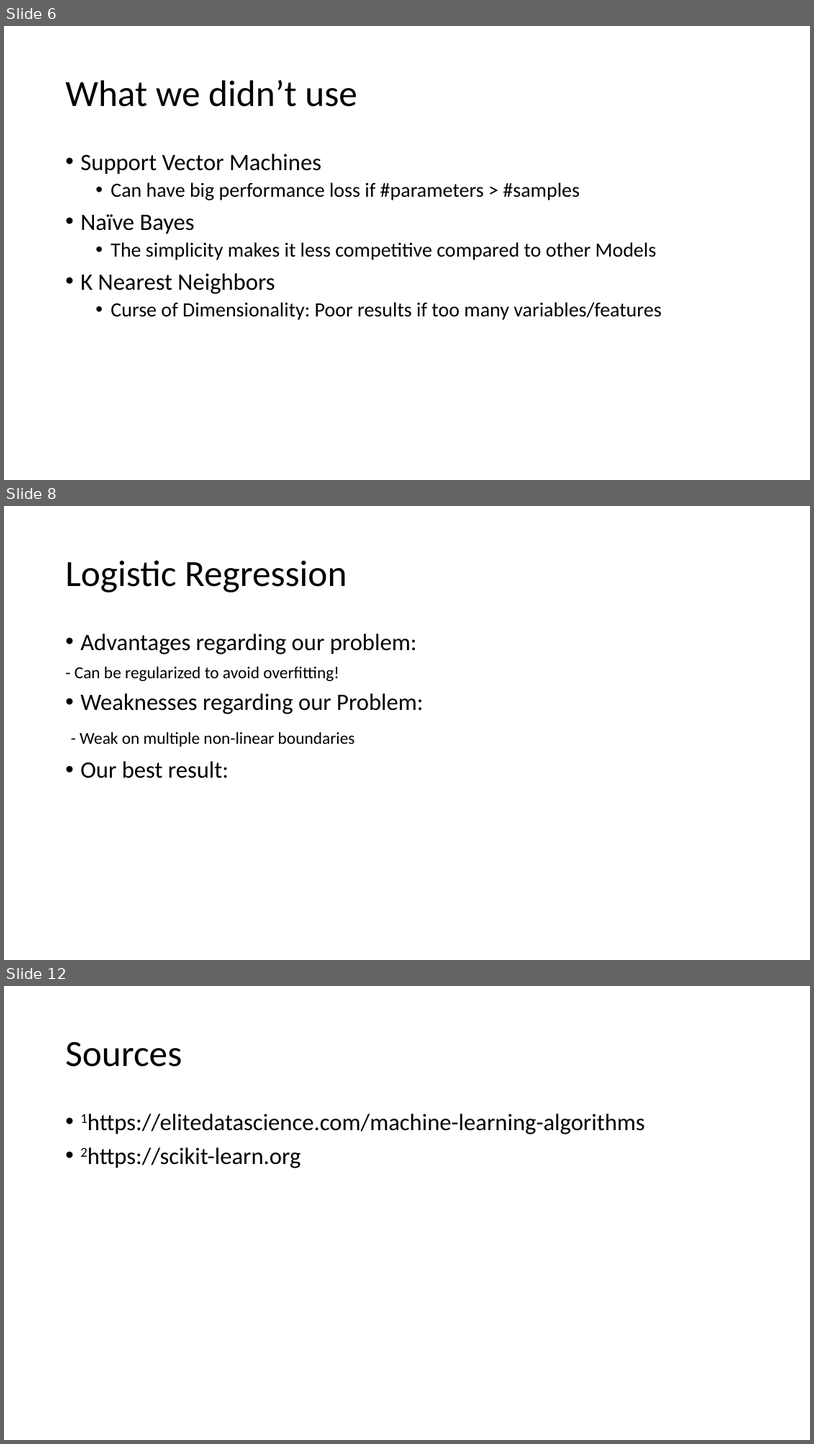
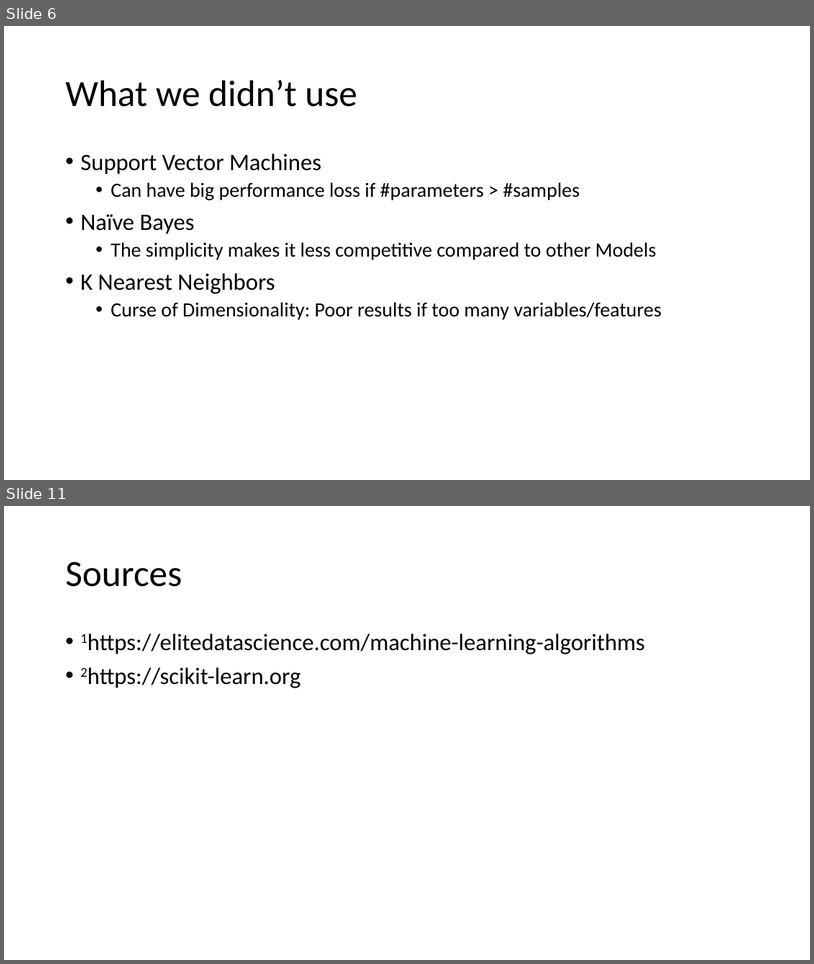
Before and after one commit to suong4554/Machine-Learning-Poly-U, a slide deck: Presentation.pptx. Shown one above the other, each under a label of ours: slides 6, 8 and 12 before the commit, slides 6 and 11 after it; the slides between them are not shown. The pictures are 814x1444 and 814x964 pixels, drawn with LibreOffice and Linux fonts; fonts in the diff are those of the drawing. Boxes give left, top, right and bottom in pixels: in the first picture for what was removed or moved away, otherwise in the second. Text is boxed around its words. In the diff, an @@ line names an element or a change of style, - is before the commit and + after.

```diff
--- a/Presentation.pptx
+++ b/Presentation.pptx
@@ slide 8 removed at box(4, 506, 810, 960), background #FFFFFF @@
@@ title removed at box(65, 560, 347, 592) @@
-Logistic Regression
@@ text removed at box(75, 633, 423, 778) @@
-• Advantages regarding our problem:
-- Can be regularized to avoid overfitting!
-• Weaknesses regarding our Problem:
-- Weak on multiple non-linear boundaries
-• Our best result:
@@ what was slide 12 is now slide 11 @@
```
Also in this commit, not shown: 2 slides changed, 3 slides added, 3 other slides removed, 7 other files.
